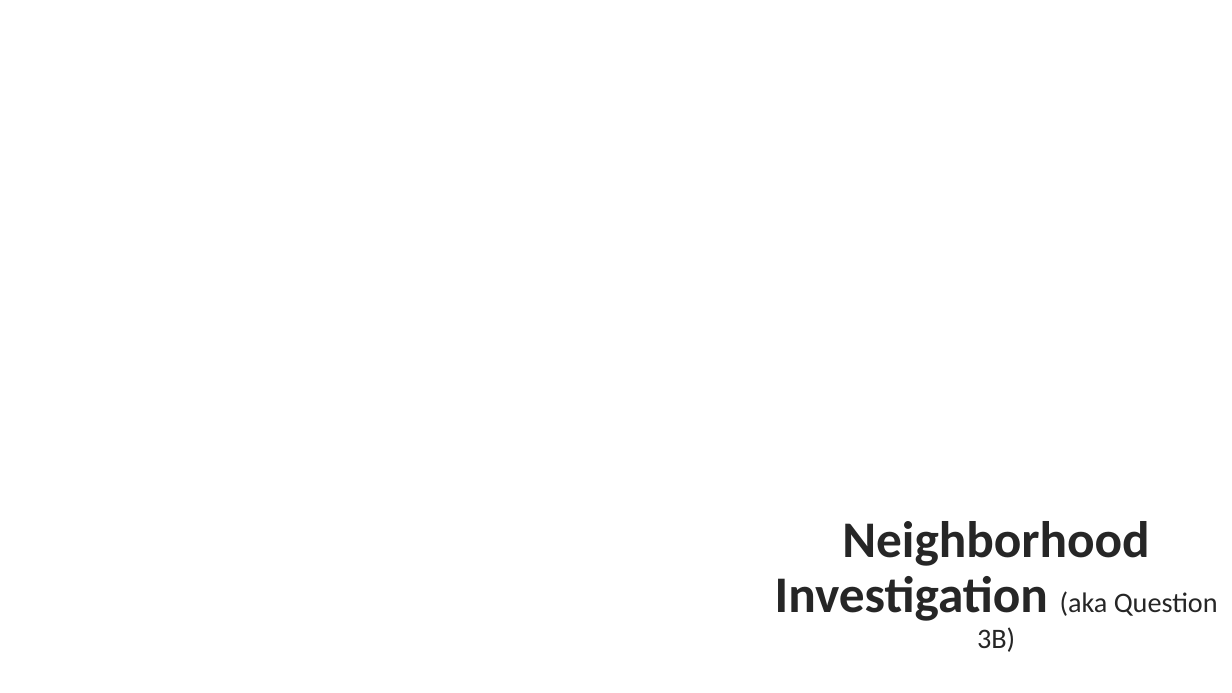
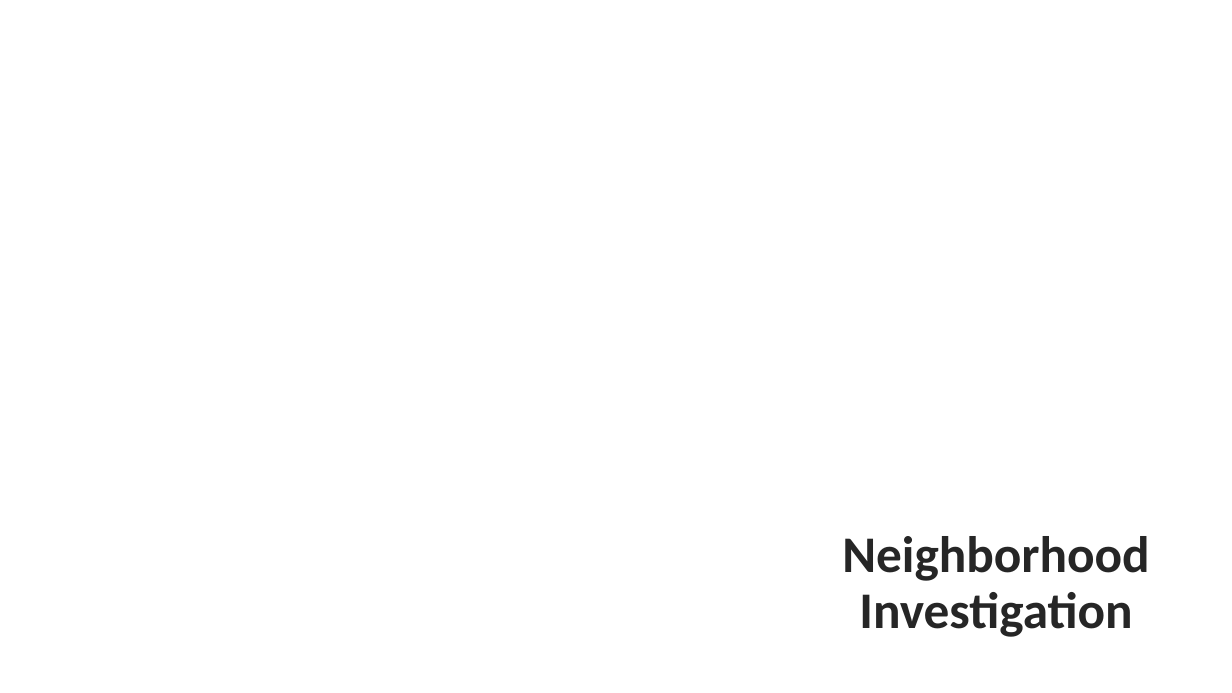
Before and after one commit to neha-nayeem/Project-01, a slide deck: slide 12 of Presentation - Project 01.pptx. Drawn at 1232x693 pixels with LibreOffice and Linux fonts; fonts in the diff are those of the drawing; background and template pictures are left out. Boxes give left, top, right and bottom in pixels: in the first picture for what was removed or moved away, otherwise in the second. Text is boxed around its words. In the diff, an @@ line names an element or a change of style, - is before the commit and + after.

```diff
--- a/Presentation - Project 01.pptx
+++ b/Presentation - Project 01.pptx
@@ title at (842,536,1149,637): text changed @@
-Neighborhood Investigation (aka Question 3B)
+Neighborhood Investigation
```
Also in this commit, not shown: 17 other slides changed.
